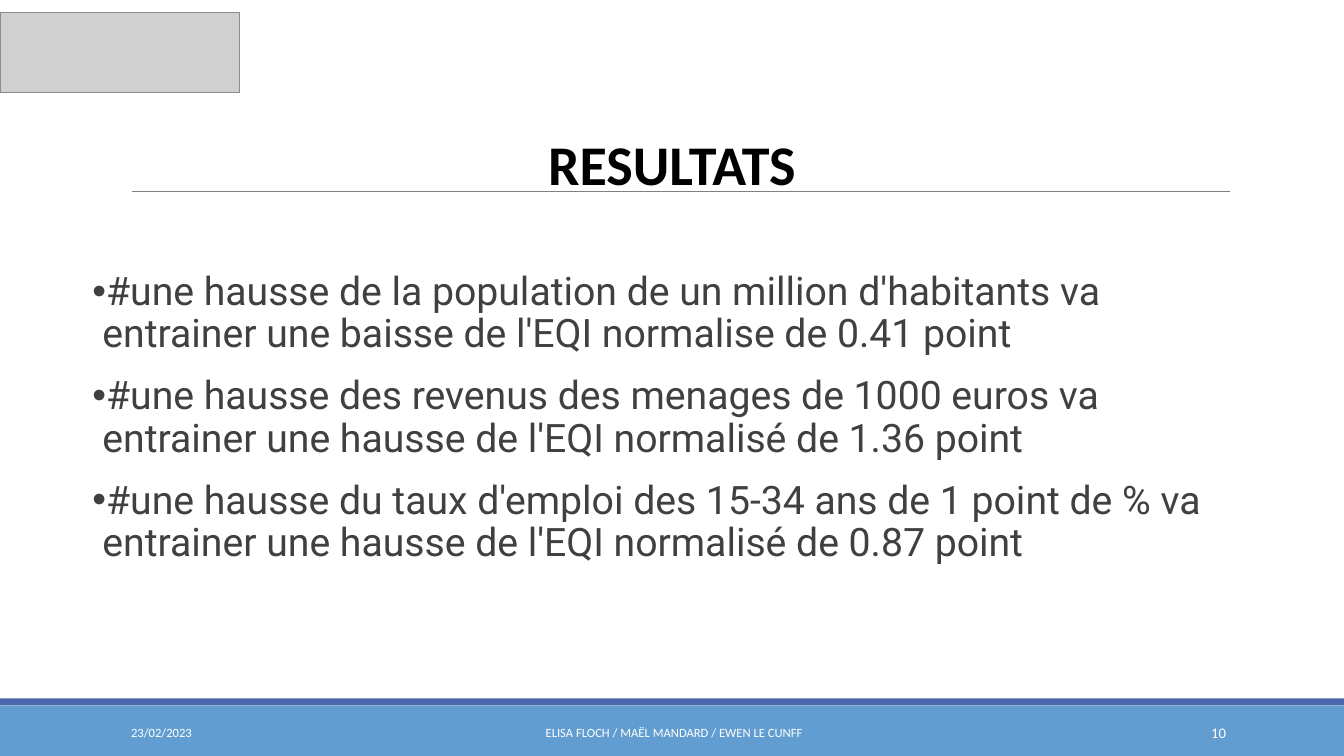
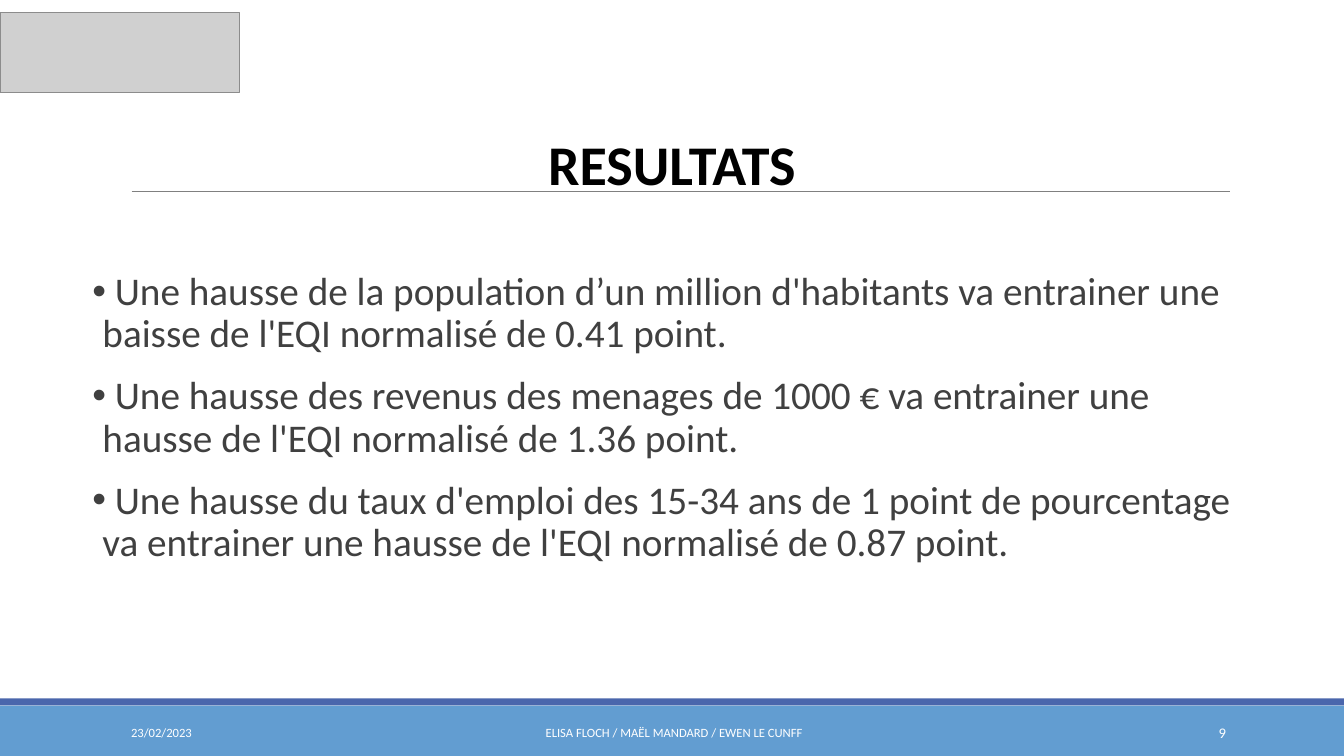
Before and after one commit to elecunff/ProjetEconometrie_Mandard_Floch_LeCunff, a slide deck: slide 9 of Présentation/Présentation_orale.pptx (slide 10 before the commit). Drawn at 1344x756 pixels with LibreOffice and Linux fonts; fonts in the diff are those of the drawing; grey boxes stand for pictures. Boxes give left, top, right and bottom in pixels: in the first picture for what was removed or moved away, otherwise in the second. Text is boxed around its words. In the diff, an @@ line names an element or a change of style, - is before the commit and + after.

```diff
--- a/Présentation/Présentation_orale.pptx
+++ b/Présentation/Présentation_orale.pptx
@@ text at [102,277,1230,563]: text changed; font Roboto to Calibri @@
-• #une hausse de la population de un million d'habitants va entrainer une baisse de l'EQI normalise de 0.41 point
-• #une hausse des revenus des menages de 1000 euros va entrainer une hausse de l'EQI normalisé de 1.36 point
-• #une hausse du taux d'emploi des 15-34 ans de 1 point de % va entrainer une hausse de l'EQI normalisé de 0.87 point
+• Une hausse de la population d’un million d'habitants va entrainer une baisse de l'EQI normalisé de 0.41 point.
+• Une hausse des revenus des menages de 1000 € va entrainer une hausse de l'EQI normalisé de 1.36 point.
+• Une hausse du taux d'emploi des 15-34 ans de 1 point de pourcentage va entrainer une hausse de l'EQI normalisé de 0.87 point.
@@ page number at [1219,728,1226,738]: text changed @@
-10
+9
```
Also in this commit, not shown: 7 other slides changed, 1 slide removed.
